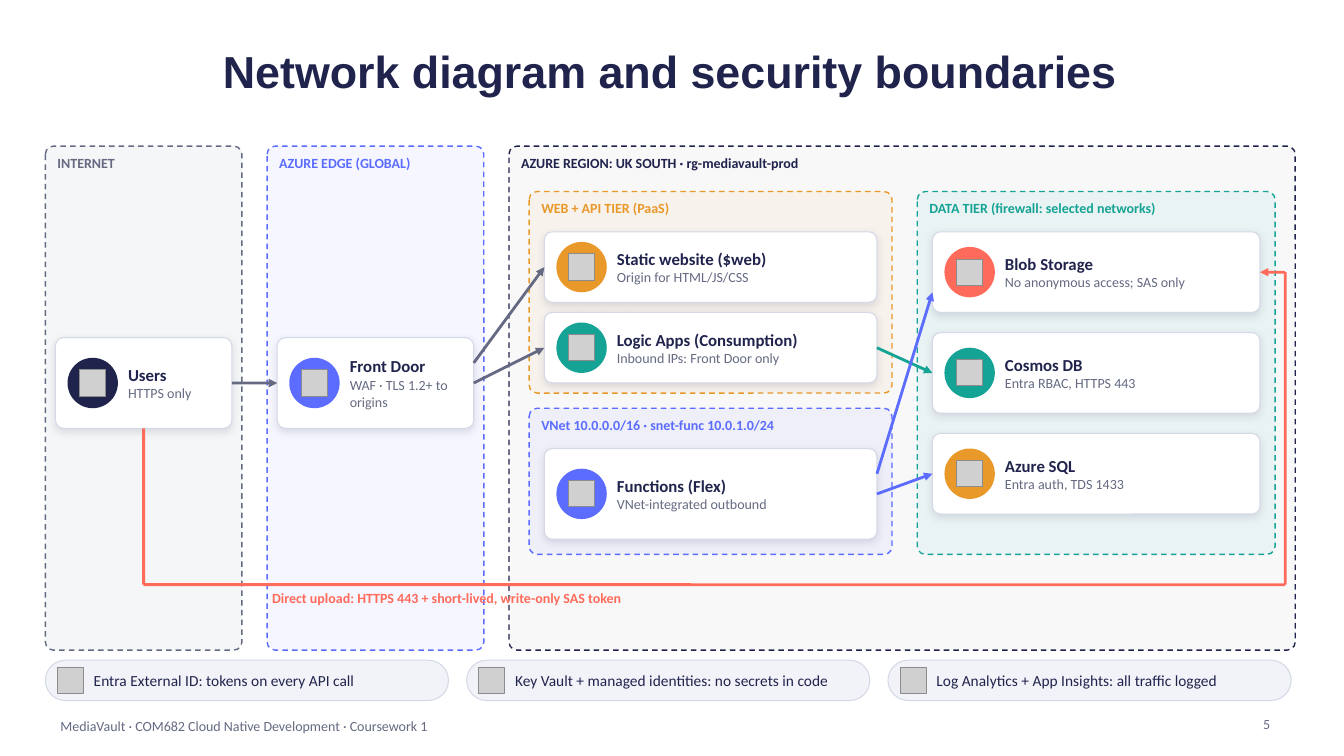
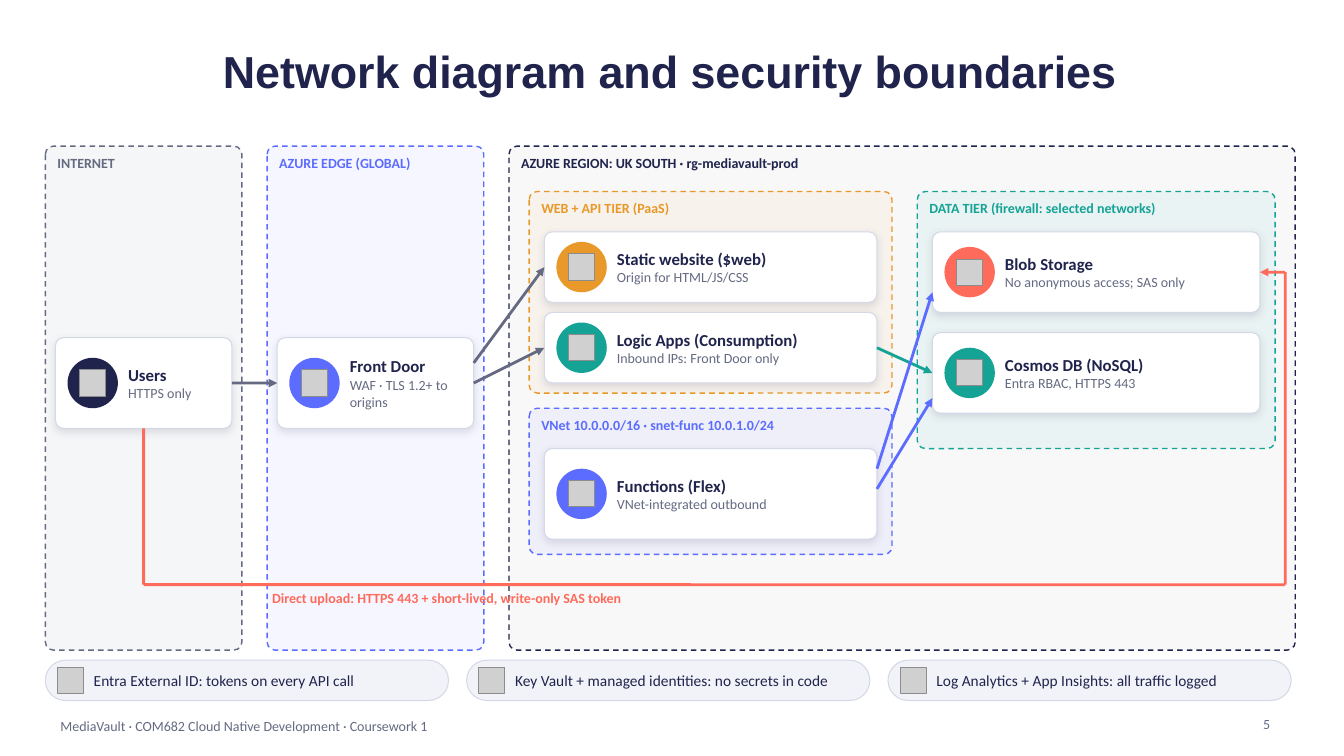
Before and after one commit to shahedlxix/Claude, a slide deck: slide 5 of coursework1/MediaVault_COM682_CW1.pptx. Drawn at 1344x756 pixels with LibreOffice and Linux fonts; fonts in the diff are those of the drawing; grey boxes stand for pictures. Boxes give left, top, right and bottom in pixels: in the first picture for what was removed or moved away, otherwise in the second. Text is boxed around its words. In the diff, an @@ line names an element or a change of style, - is before the commit and + after.

```diff
--- a/coursework1/MediaVault_COM682_CW1.pptx
+++ b/coursework1/MediaVault_COM682_CW1.pptx
@@ rounded rectangle: place and size @@
-rounded rectangle at <box>918,192,1275,555</box>
+rounded rectangle at <box>918,192,1275,449</box>
@@ rounded rectangle at <box>918,192,1275,449</box>: proportions changed @@
@@ arrow moved from (877, 474) - (933, 292) to (877, 469) - (933, 292) @@
@@ text at <box>1005,358,1143,374</box>: text changed @@
-Cosmos DB
+Cosmos DB (NoSQL)
@@ arrow moved from (877, 494) - (933, 474) to (877, 489) - (933, 398) @@
@@ rounded rectangle removed at <box>933,434,1260,514</box> @@
@@ ellipse removed at <box>945,449,995,499</box> @@
@@ picture removed at <box>957,461,983,487</box> @@
@@ text removed at <box>1005,461,1124,491</box> @@
-Azure SQL
-Entra auth, TDS 1433
```
Also in this commit, not shown: 10 other slides changed, 1 slide added, 1 slide removed, 1 other file.
